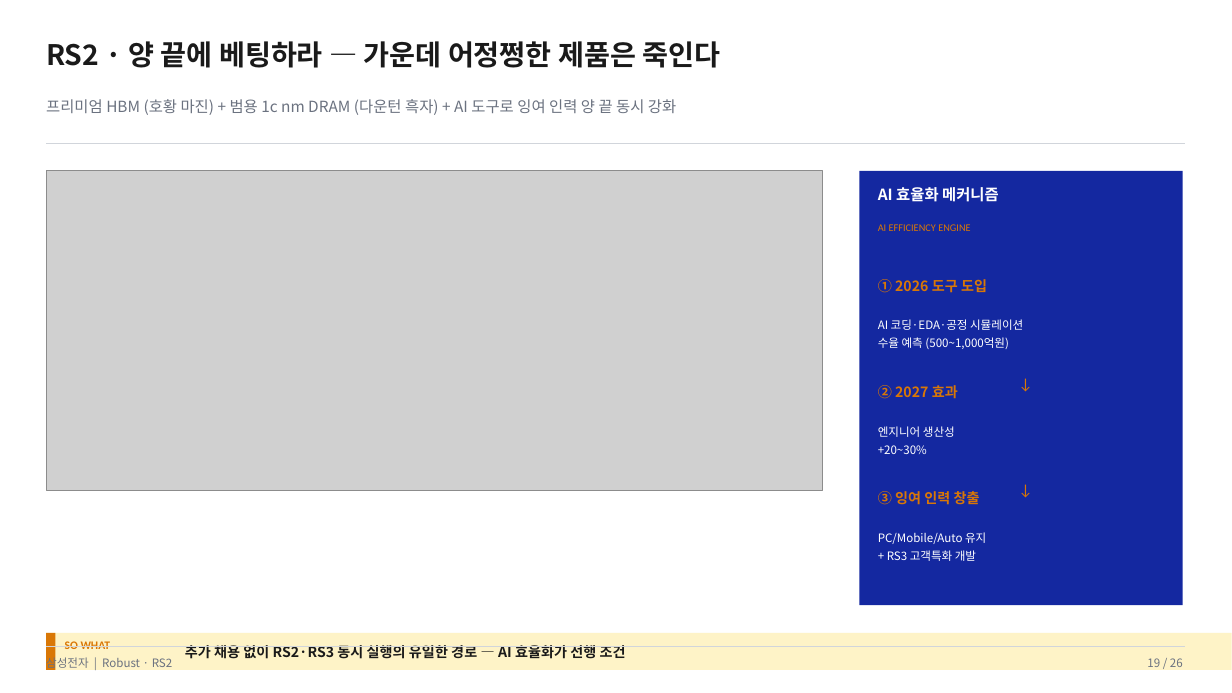
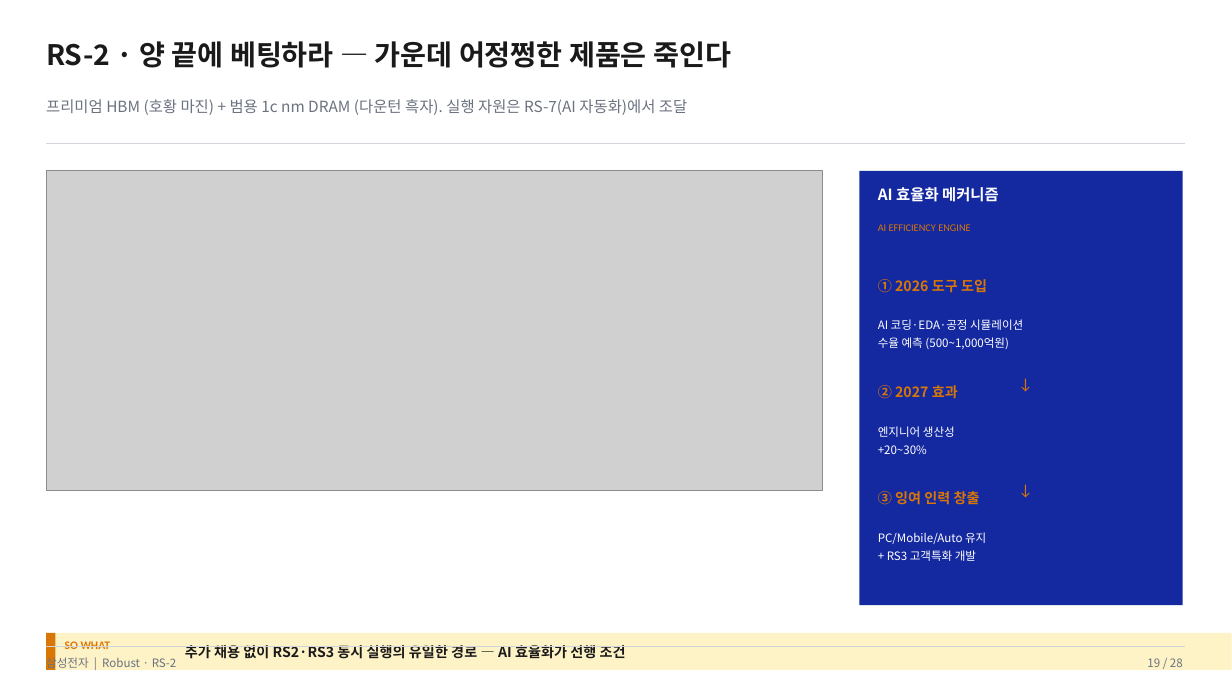
Before and after one commit to k31001/action-learning, a slide deck: slide 19 of presentation/samsung-memory-scenario-planning.pptx. Drawn at 1232x693 pixels with LibreOffice and Linux fonts; fonts in the diff are those of the drawing; grey boxes stand for pictures. Boxes give left, top, right and bottom in pixels: in the first picture for what was removed or moved away, otherwise in the second. Text is boxed around its words. In the diff, an @@ line names an element or a change of style, - is before the commit and + after.

```diff
--- a/presentation/samsung-memory-scenario-planning.pptx
+++ b/presentation/samsung-memory-scenario-planning.pptx
@@ text at <box>46,41,731,68</box>: text changed @@
-RS2 · 양 끝에 베팅하라 — 가운데 어정쩡한 제품은 죽인다
+RS-2 · 양 끝에 베팅하라 — 가운데 어정쩡한 제품은 죽인다
@@ text at <box>46,99,687,115</box>: text changed @@
-프리미엄 HBM (호황 마진) + 범용 1c nm DRAM (다운턴 흑자) + AI 도구로 잉여 인력 양 끝 동시 강화
+프리미엄 HBM (호황 마진) + 범용 1c nm DRAM (다운턴 흑자). 실행 자원은 RS-7(AI 자동화)에서 조달
@@ text at <box>46,655,177,671</box>: text changed @@
-삼성전자 | Robust · RS2
+삼성전자 | Robust · RS-2
@@ text at <box>1147,658,1183,671</box>: text changed @@
-19 / 26
+19 / 28
```
Also in this commit, not shown: 24 other slides changed, 2 slides added, 12 other files.
